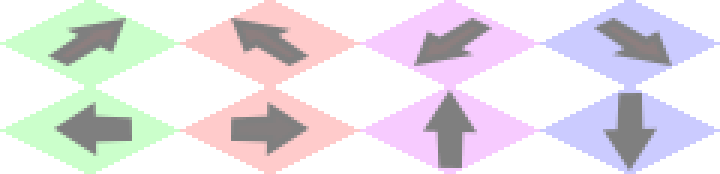
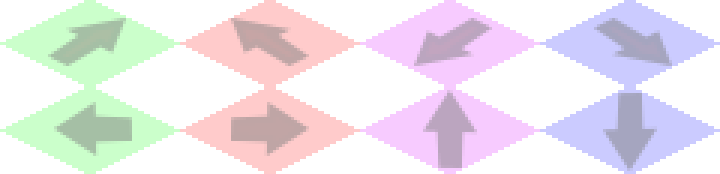
Two versions of the same layered image (720px x 174px). Layer-by-layer changes:
"Forma 1 copia 7": opacity 100% → 50% over [603, 93, 657, 171]
"Forma 1 copia 9": opacity 100% → 50% over [54, 102, 132, 156]
"Forma 1 copia 8": opacity 100% → 50% over [231, 102, 309, 156]
"Forma 1 copia 12": opacity 100% → 50% over [594, 18, 672, 66]
"Forma 1 copia 13": opacity 100% → 50% over [48, 18, 126, 66]
"Forma 1 copia 11": opacity 100% → 50% over [231, 18, 309, 66]
"Forma 1 copia 10": opacity 100% → 50% over [414, 18, 492, 66]
"Forma 1 copia 6": opacity 100% → 50% over [423, 90, 477, 168]
